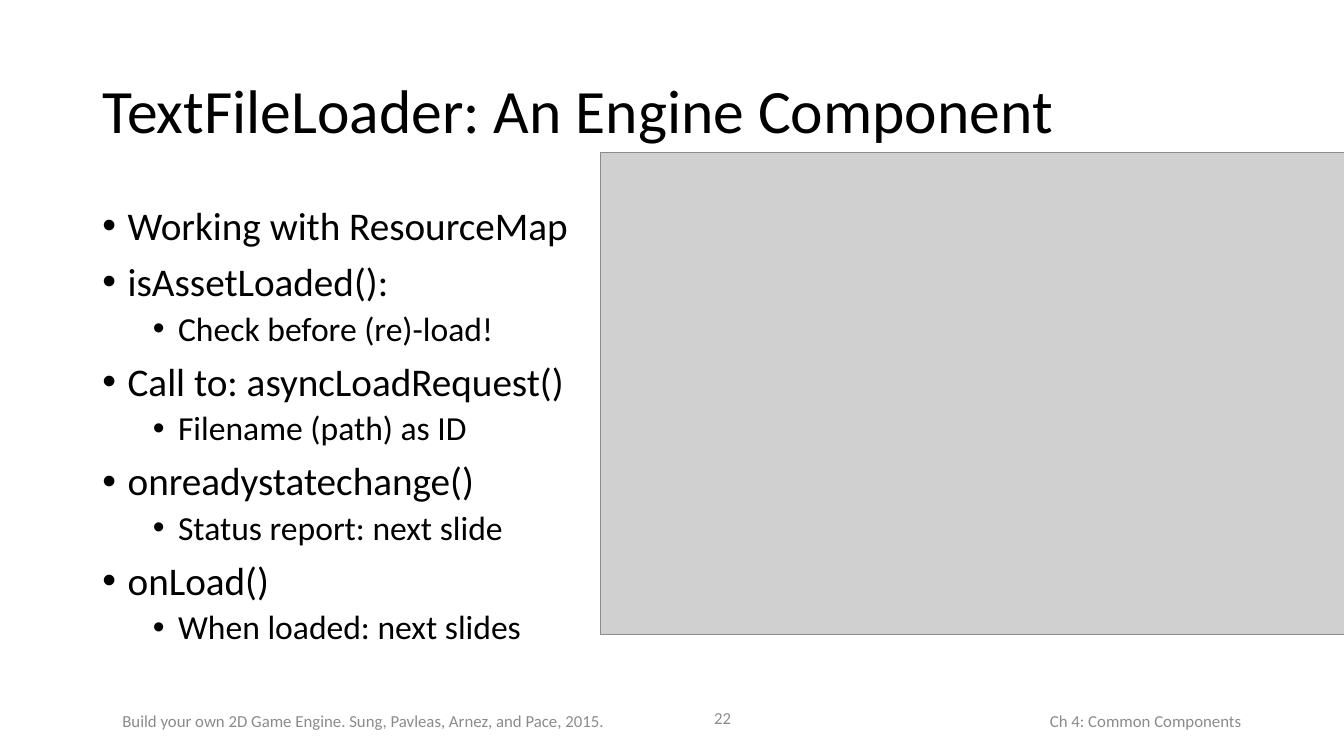
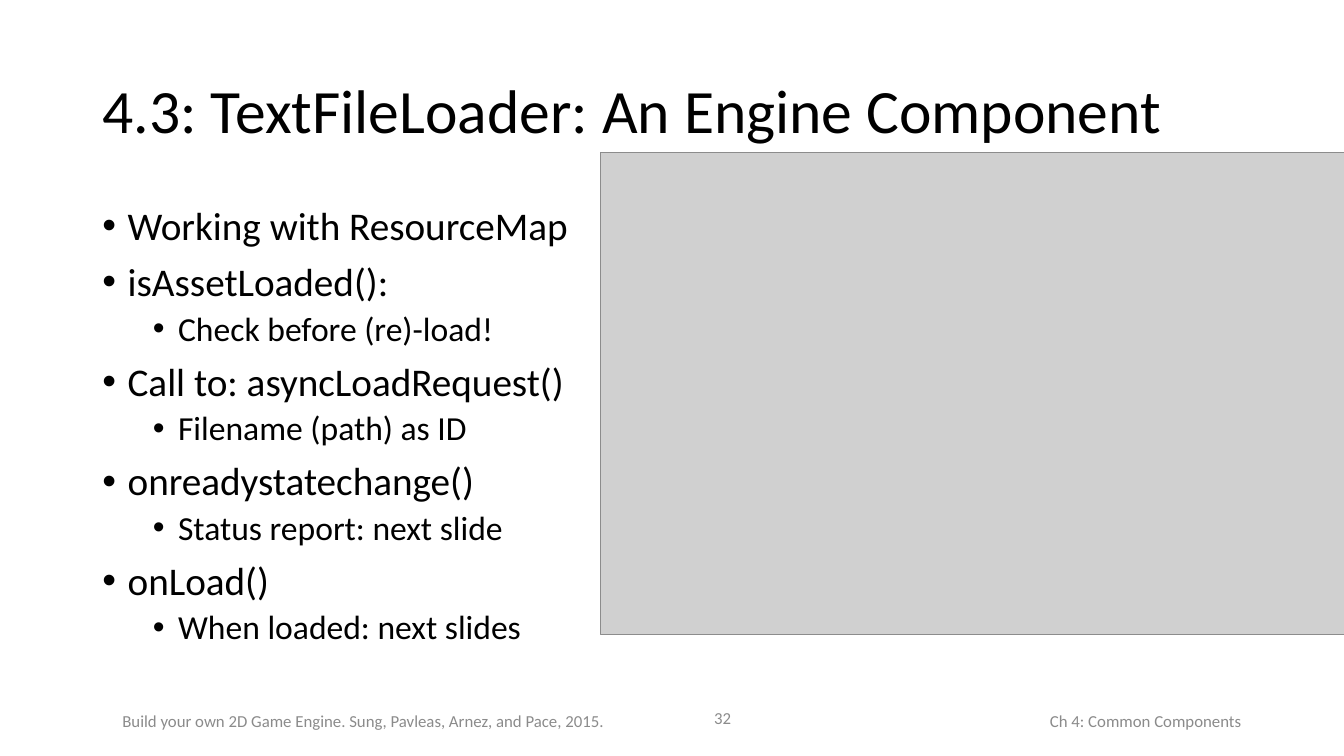
Before and after one commit to HTML5GameEngineGroup/html5engine, a slide deck: slide 32 of BookChapterContent/Slides/Chap4.pptx (slide 22 before the commit). Drawn at 1344x756 pixels with LibreOffice and Linux fonts; fonts in the diff are those of the drawing; grey boxes stand for pictures. Boxes give left, top, right and bottom in pixels: in the first picture for what was removed or moved away, otherwise in the second. Text is boxed around its words. In the diff, an @@ line names an element or a change of style, - is before the commit and + after.

```diff
--- a/BookChapterContent/Slides/Chap4.pptx
+++ b/BookChapterContent/Slides/Chap4.pptx
@@ title at <box>102,90,1161,144</box>: text changed @@
-TextFileLoader: An Engine Component
+4.3: TextFileLoader: An Engine Component
@@ page number at <box>714,713,731,724</box>: text changed @@
-22
+32
```
Also in this commit, not shown: 38 other slides changed, 18 slides added, 23 other files.
